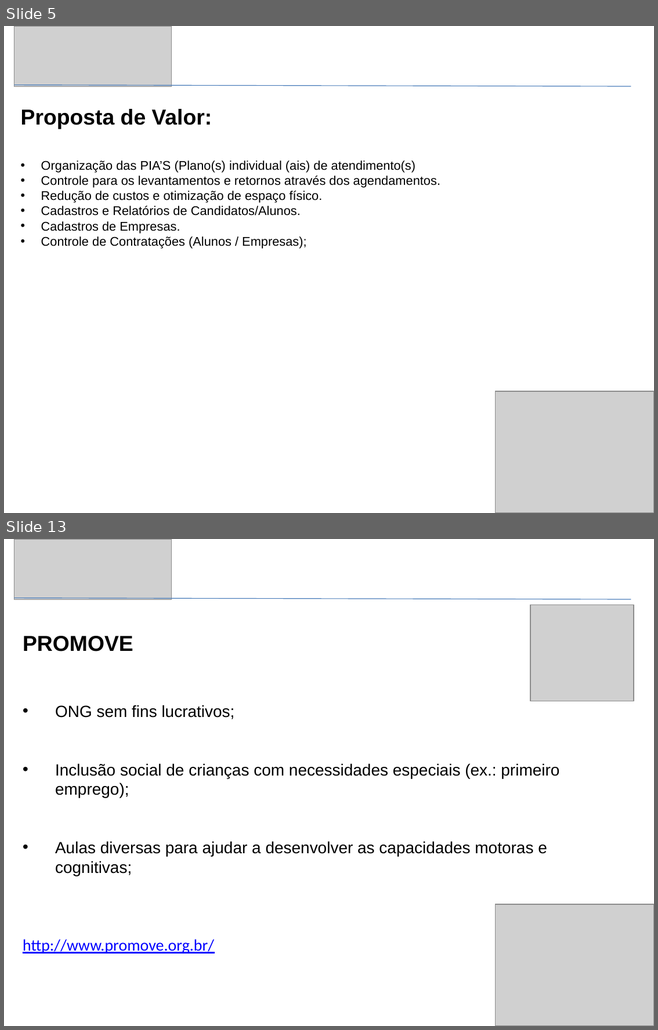
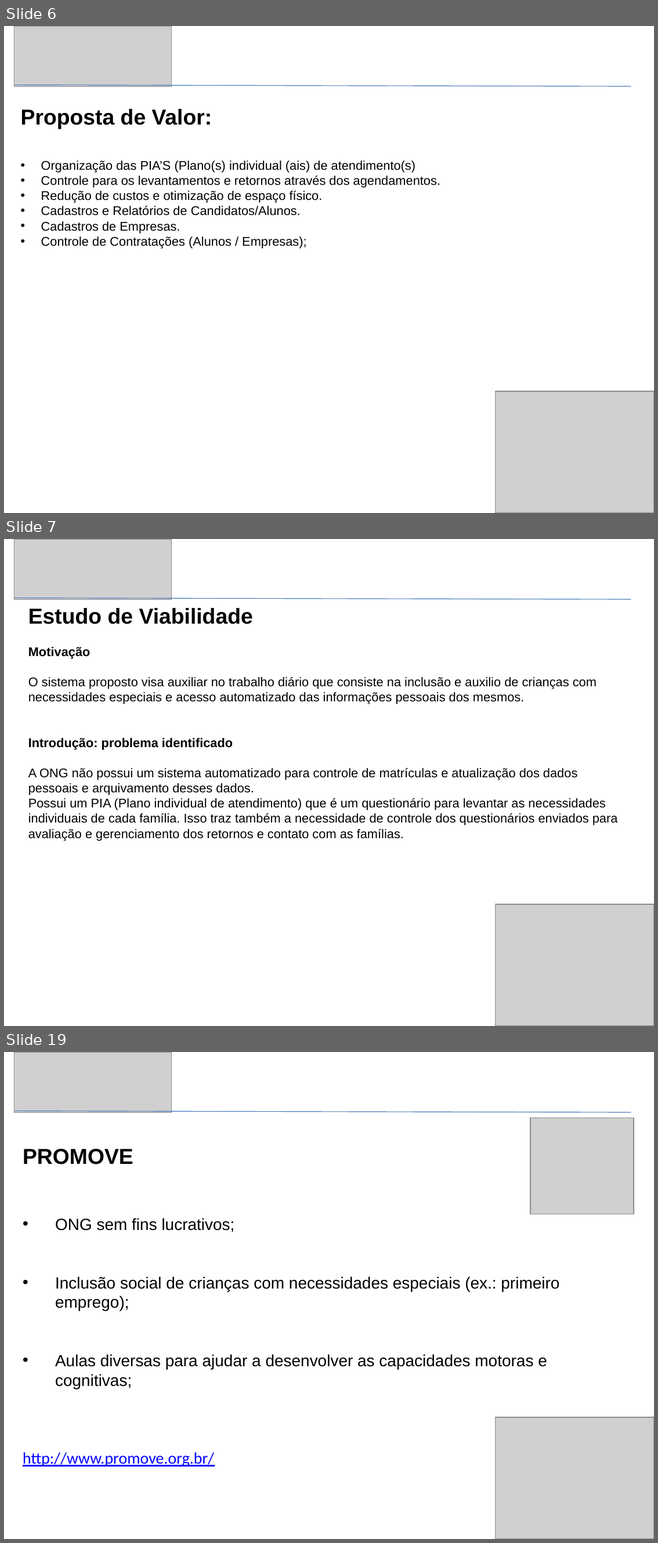
Before and after one commit to Galano/Mable, a slide deck: Artefatos/MABLE - TCC - Faculdade Impacta.pptx. Shown one above the other, each under a label of ours: slides 5 and 13 before the commit, slides 6, 7 and 19 after it; the slides between them are not shown. The pictures are 658x1030 and 658x1543 pixels, drawn with LibreOffice and Linux fonts; fonts in the diff are those of the drawing; grey boxes stand for pictures. Boxes give left, top, right and bottom in pixels: in the first picture for what was removed or moved away, otherwise in the second. Text is boxed around its words. In the diff, an @@ line names an element or a change of style, - is before the commit and + after.

```diff
--- a/Artefatos/MABLE - TCC - Faculdade Impacta.pptx
+++ b/Artefatos/MABLE - TCC - Faculdade Impacta.pptx
@@ slide 7 added at (4,539,654,1026), background #FFFFFF @@
@@ picture added at (14,539,172,599) @@
@@ line added from (14, 598) to (631, 599), #4B7EBC 0.75 pt @@
@@ text added at (28,608,618,841), 14 pt, text #000000 @@
+Estudo de Viabilidade
+Motivação
+O sistema proposto visa auxiliar no trabalho diário que consiste na inclusão e auxilio de crianças com necessidades especiais e acesso automatizado das informações pessoais dos mesmos.
+Introdução: problema identificado
+A ONG não possui um sistema automatizado para controle de matrículas e atualização dos dados pessoais e arquivamento desses dados.
+Possui um PIA (Plano individual de atendimento) que é um questionário para levantar as necessidades individuais de cada família. Isso traz também a necessidade de controle dos questionários enviados para avaliação e gerenciamento dos retornos e contato com as famílias.
@@ picture added at (495,905,654,1026) @@
@@ what was slide 5 is now slide 6 @@
@@ what was slide 13 is now slide 19 @@
```
Also in this commit, not shown: 3 slides changed, 9 other slides added, 4 slides removed.
